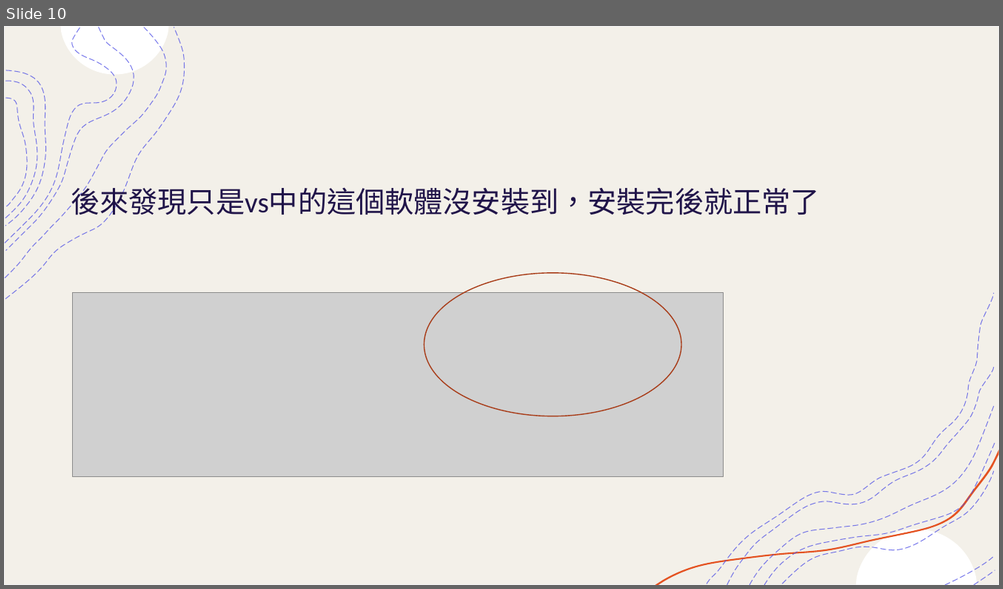
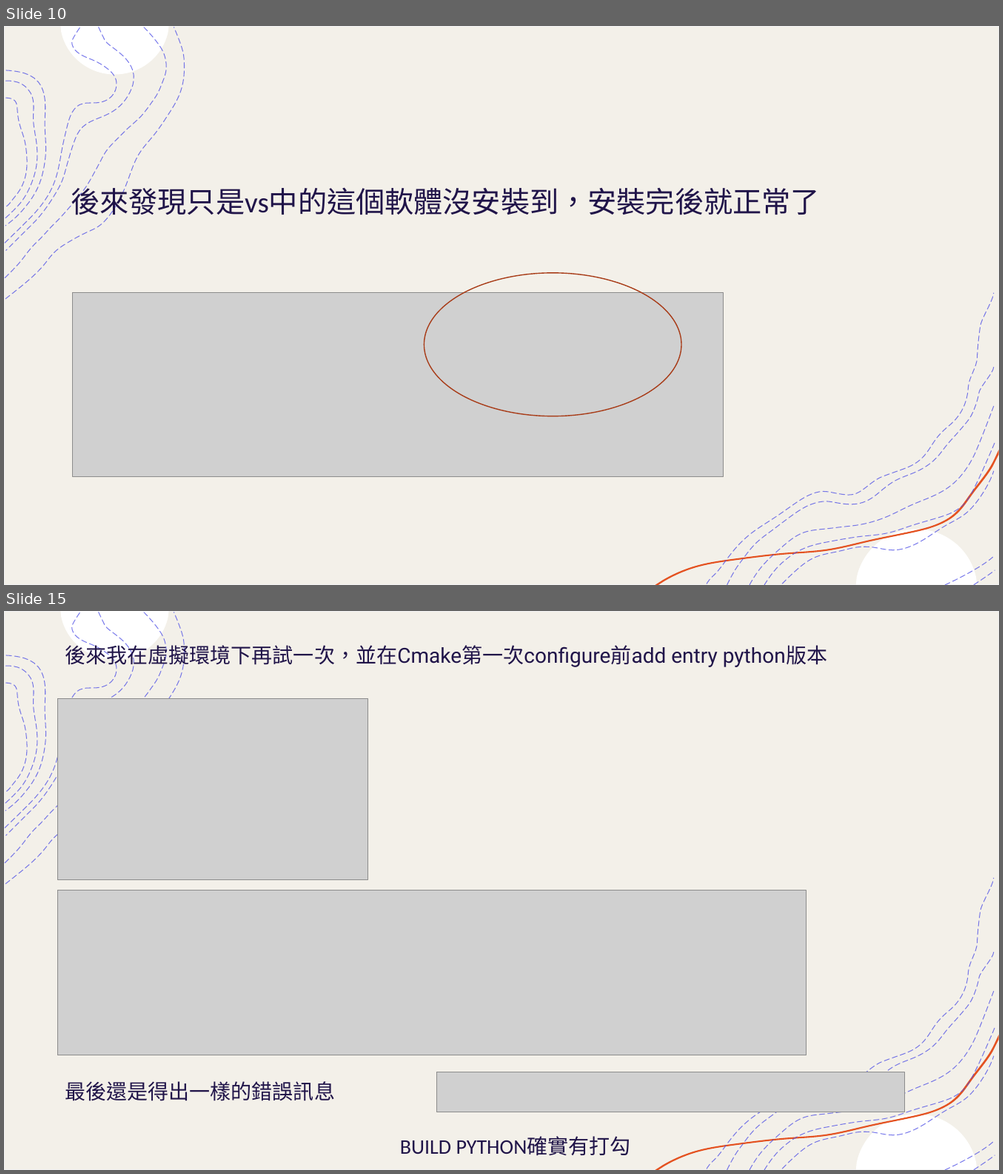
Before and after one commit to mizulun/seatpose-system, a slide deck: 下肢重訓姿勢矯正輔助系統十二周簡報.pptx. Shown one above the other, each under a label of ours: slide 10 before the commit, slides 10 and 15 after it; the slides between them are not shown. The pictures are 1003x589 and 1003x1174 pixels, drawn with LibreOffice and Linux fonts; fonts in the diff are those of the drawing; grey boxes stand for pictures. Boxes give left, top, right and bottom in pixels: in the first picture for what was removed or moved away, otherwise in the second. Text is boxed around its words. In the diff, an @@ line names an element or a change of style, - is before the commit and + after.

```diff
--- a/下肢重訓姿勢矯正輔助系統十二周簡報.pptx
+++ b/下肢重訓姿勢矯正輔助系統十二周簡報.pptx
@@ slide 15 added at (4,611,999,1170), background #FFFFFF; not listed: 18 template elements that a slide beside it also shows @@
@@ title added at (65,642,827,669), 20 pt, text #201449 @@
+後來我在虛擬環境下再試一次，並在Cmake第一次configure前add entry python版本
@@ picture added at (58,698,368,880) @@
@@ picture added at (58,891,806,1056) @@
@@ picture added at (437,1073,905,1113) @@
@@ text added at (65,1082,631,1156), 20 pt, text #201449 @@
+最後還是得出一樣的錯誤訊息
+BUILD PYTHON確實有打勾
```
Also in this commit, not shown: 4 other slides added, 1 slide removed.
